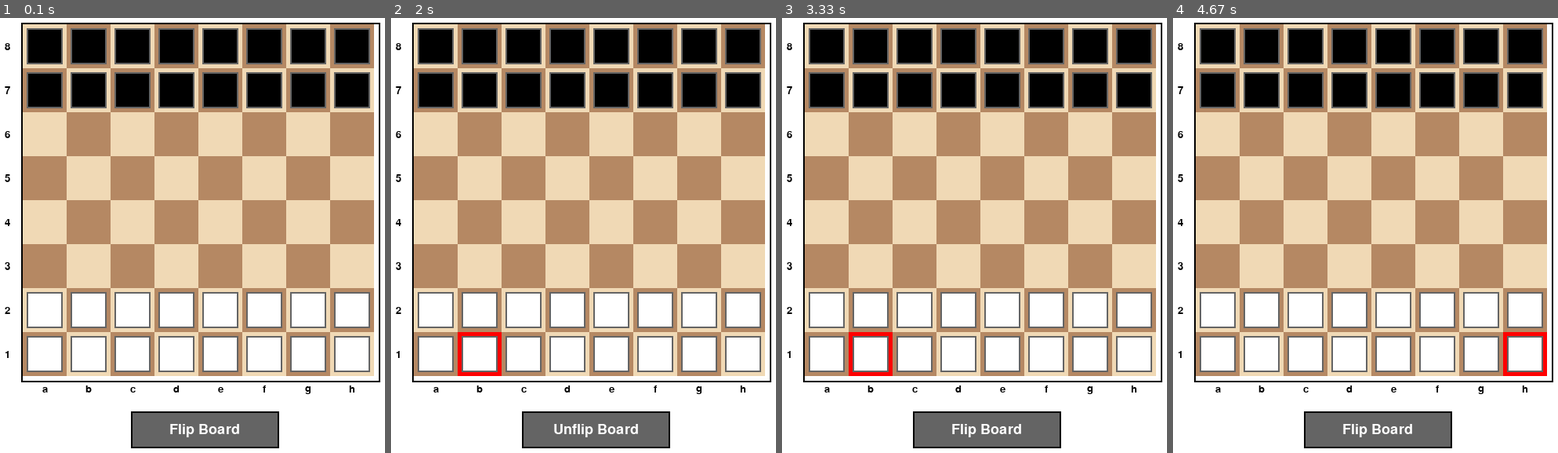
Above: before the commit, frames 1-4 (left to right).
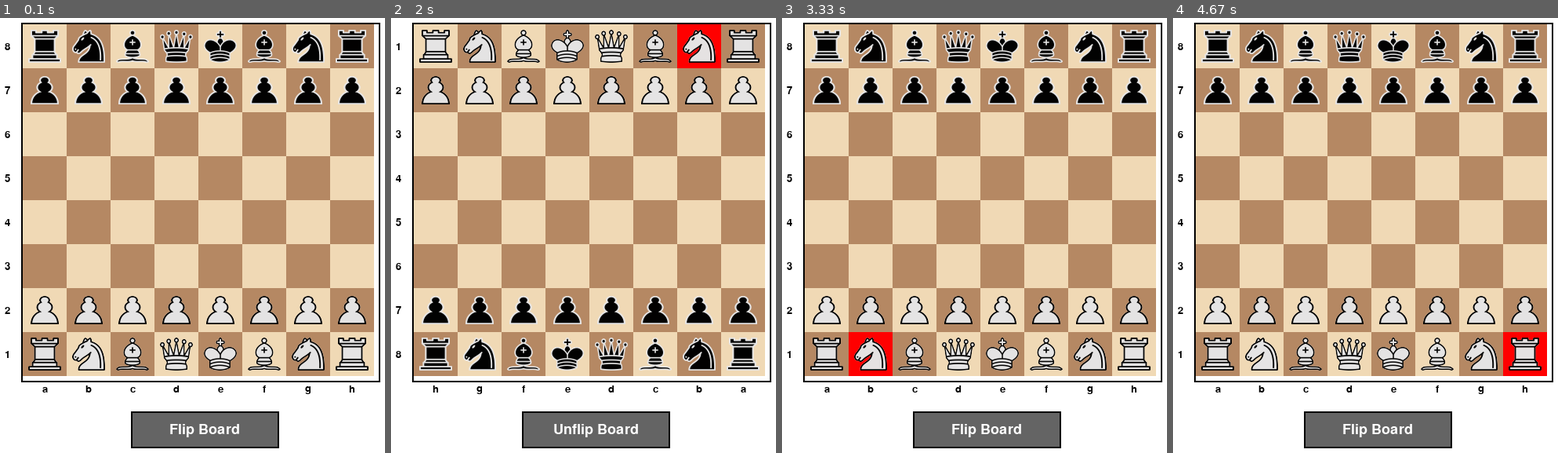
Above: after the commit, the same moments.

Repository: copperfishgh/testy
Game: pygame game, started from main.py
The game is run twice, just before and just after one commit, with the same random seed, the same clock (stepped at 60 frames per second) and the same inputs.
Inputs (mouse positions are in pixels of both pictures, inside the frame that each line leads up to):
- Up to frame 1 (0.1 s): no input
- Up to frame 2 (2 s): click (595, 226) at 0.38 s; click (637, 326) at 0.72 s; click (464, 335) at 1.05 s; tap F at 1.83 s
- Up to frame 3 (3.33 s): click "Unflip Board" at 2.22 s; click (974, 144) at 2.55 s
- Up to frame 4 (4.67 s): click (1523, 348) at 3.38 s; tap F at 3.73 s; click "Unflip Board" at 4.05 s; click (1253, 135) at 4.38 s

The runs differ from the first frame. In frame 1, 22% of the frame differs, in the area x 6-97%, y 2-82%; in frame 2, 25%, in the area x 1-97%, y 1-87%; in frame 3, 22%; in frame 4, 22%.

Commit message:
png files added and flip board works!

Diff:
--- a/display.py
+++ b/display.py
@@ -46,27 +46,49 @@
         self.piece_images = self._load_piece_images()
 
     def _load_piece_images(self) -> dict:
-        """Load piece images - placeholder implementation"""
-        # In a real implementation, you'd load actual piece images
-        # For now, we'll create simple colored rectangles as placeholders
+        """Load and scale piece images from PNG files"""
         images = {}
 
         for color in [Color.WHITE, Color.BLACK]:
             for piece_type in PieceType:
-                key = f"{color.value}{piece_type.value}"
-                # Create a simple colored square as placeholder
-                surface = pygame.Surface((self.square_size - 10, self.square_size - 10))
-                if color == Color.WHITE:
-                    surface.fill(self.WHITE)
+                # Calculate piece size based on type (pawns smaller than other pieces)
+                if piece_type == PieceType.PAWN:
+                    piece_size = int(self.square_size * 0.65)
                 else:
-                    surface.fill(self.BLACK)
-                pygame.draw.rect(surface, (100, 100, 100), surface.get_rect(), 2)
-                images[key] = surface
+                    piece_size = int(self.square_size * 0.75)
+
+                # Create filename based on naming convention: {color}{piece}.png
+                color_prefix = "w" if color == Color.WHITE else "b"
+                filename = f"pngs/2x/{color_prefix}{piece_type.value}.png"
+
+                try:
+                    # Load the original image
+                    original_image = pygame.image.load(filename)
+
+                    # Scale once using smooth scaling and cache it
+                    scaled_image = pygame.transform.smoothscale(original_image, (piece_size, piece_size))
+
+                    # Store with the key format used elsewhere in the code
+                    key = f"{color.value}{piece_type.value}"
+                    images[key] = scaled_image
+
+                except pygame.error as e:
+                    print(f"Warning: Could not load {filename}: {e}")
+                    # Create a fallback colored rectangle if image loading fails
+                    surface = pygame.Surface((piece_size, piece_size))
+                    if color == Color.WHITE:
+                        surface.fill(self.WHITE)
+                    else:
+                        surface.fill(self.BLACK)
+                    pygame.draw.rect(surface, (100, 100, 100), surface.get_rect(), 2)
+
+                    key = f"{color.value}{piece_type.value}"
+                    images[key] = surface
 
         return images
 
     def draw_board(self, screen, board_state: BoardState, selected_square: Optional[Tuple[int, int]] = None,
-                   possible_moves: List[Tuple[int, int]] = None) -> None:
+                   possible_moves: List[Tuple[int, int]] = None, flipped: bool = False) -> None:
         """Draw the chess board with pieces"""
         if possible_moves is None:
             possible_moves = []
@@ -74,10 +96,13 @@
         # Draw the board squares
         for row in range(8):
             for col in range(8):
-                x = self.board_offset_x + col * self.square_size
-                y = self.board_offset_y + row * self.square_size
-
-                # Determine square color
+                # Apply flipping transformation
+                display_row = (7 - row) if flipped else row
+                display_col = (7 - col) if flipped else col
+                x = self.board_offset_x + display_col * self.square_size
+                y = self.board_offset_y + display_row * self.square_size
+
+                # Determine square color (use original coordinates for coloring)
                 is_light = (row + col) % 2 == 0
                 color = self.LIGHT_SQUARE if is_light else self.DARK_SQUARE
 
@@ -103,7 +128,7 @@
         pygame.draw.rect(screen, self.BLACK, border_rect, 2)
 
         # Draw coordinates
-        self.draw_coordinates(screen)
+        self.draw_coordinates(screen, flipped)
 
     def draw_piece(self, screen, piece: Piece, x: int, y: int) -> None:
         """Draw a piece at the specified screen coordinates"""
@@ -122,11 +147,11 @@
             text_rect = text_surface.get_rect(center=(x + self.square_size//2, y + self.square_size//2))
             screen.blit(text_surface, text_rect)
 
-    def draw_coordinates(self, screen) -> None:
+    def draw_coordinates(self, screen, flipped: bool = False) -> None:
         """Draw board coordinates (a-h, 1-8)"""
         # Draw file letters (a-h)
         for col in range(8):
-            letter = chr(ord('a') + col)
+            letter = chr(ord('a') + (7 - col if flipped else col))
             x = self.board_offset_x + col * self.square_size + self.square_size // 2
             y = self.board_offset_y + self.board_size + 10
 
@@ -136,7 +161,7 @@
 
         # Draw rank numbers (1-8)
         for row in range(8):
-            number = str(8 - row)
+            number = str((row + 1) if flipped else (8 - row))
             x = self.board_offset_x - 20
             y = self.board_offset_y + row * self.square_size + self.square_size // 2
 
@@ -251,13 +276,13 @@
             self.draw_text(screen, move_text, history_x, history_y + 30 + i * line_height, self.font_small)
 
     def update_display(self, screen, board_state: BoardState, selected_square: Optional[Tuple[int, int]] = None,
-                      possible_moves: List[Tuple[int, int]] = None) -> None:
+                      possible_moves: List[Tuple[int, int]] = None, flipped: bool = False) -> None:
         """Update the entire display"""
         # Clear screen
         screen.fill(self.WHITE)
 
         # Draw all components
-        self.draw_board(screen, board_state, selected_square, possible_moves)
+        self.draw_board(screen, board_state, selected_square, possible_moves, flipped)
 
         # Note: pygame.display.flip() is called in the main loop, not here
 
--- a/main.py
+++ b/main.py
@@ -102,14 +102,7 @@
                                 possible_moves = []
 
     # Draw the chess board (with flip consideration)
-    # Note: display.update_display() handles screen clearing
-    if board_flipped:
-        # Create a flipped version of the board for display
-        # This is a simplified approach - in a full implementation,
-        # you'd want to modify the display logic to handle flipping
-        display.update_display(screen, chess_board, selected_square, possible_moves)
-    else:
-        display.update_display(screen, chess_board, selected_square, possible_moves)
+    display.update_display(screen, chess_board, selected_square, possible_moves, board_flipped)
 
     # Draw flip button
     button_color = BUTTON_HOVER if flip_button_rect.collidepoint(pygame.mouse.get_pos()) else BUTTON_COLOR
